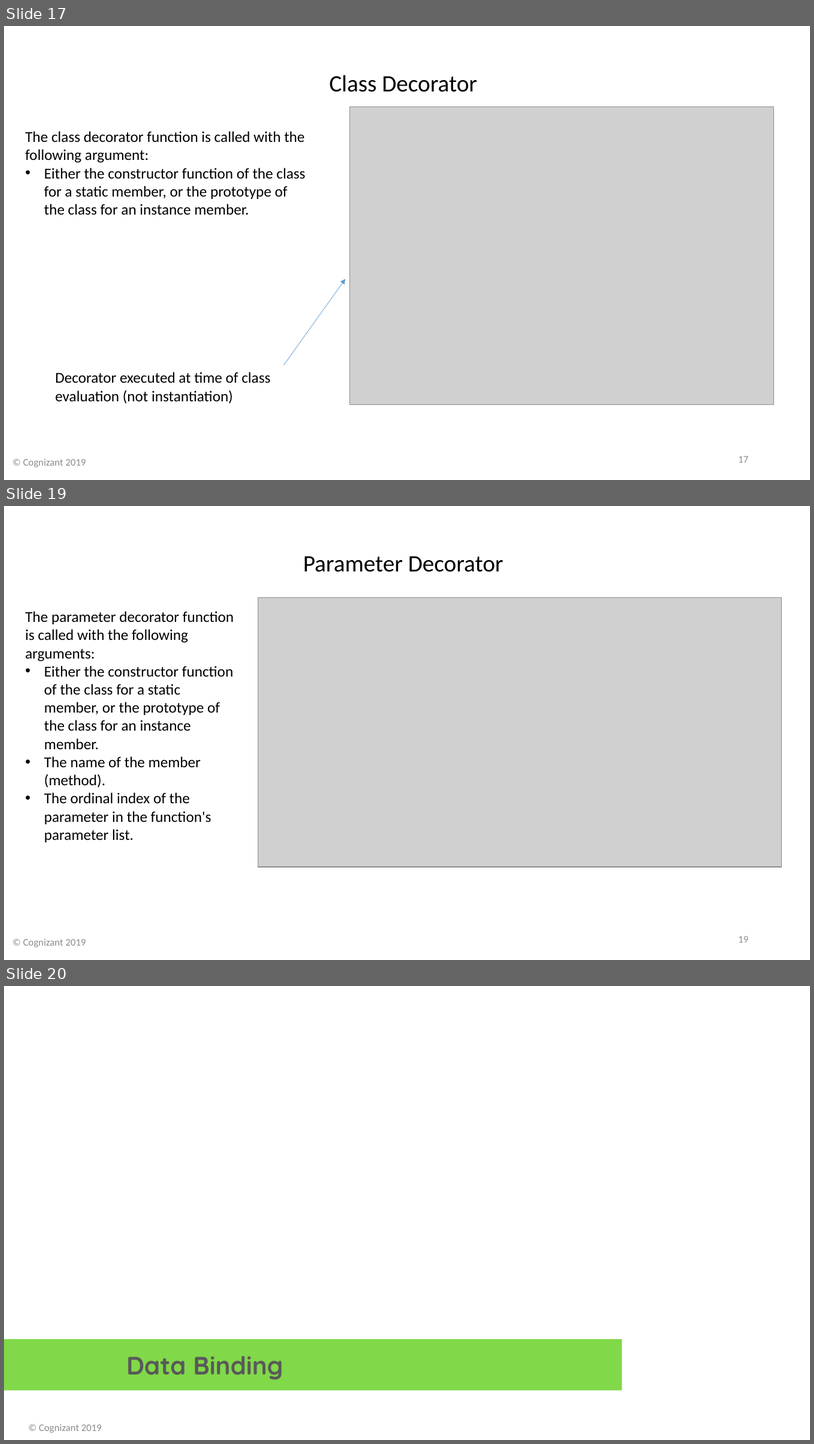
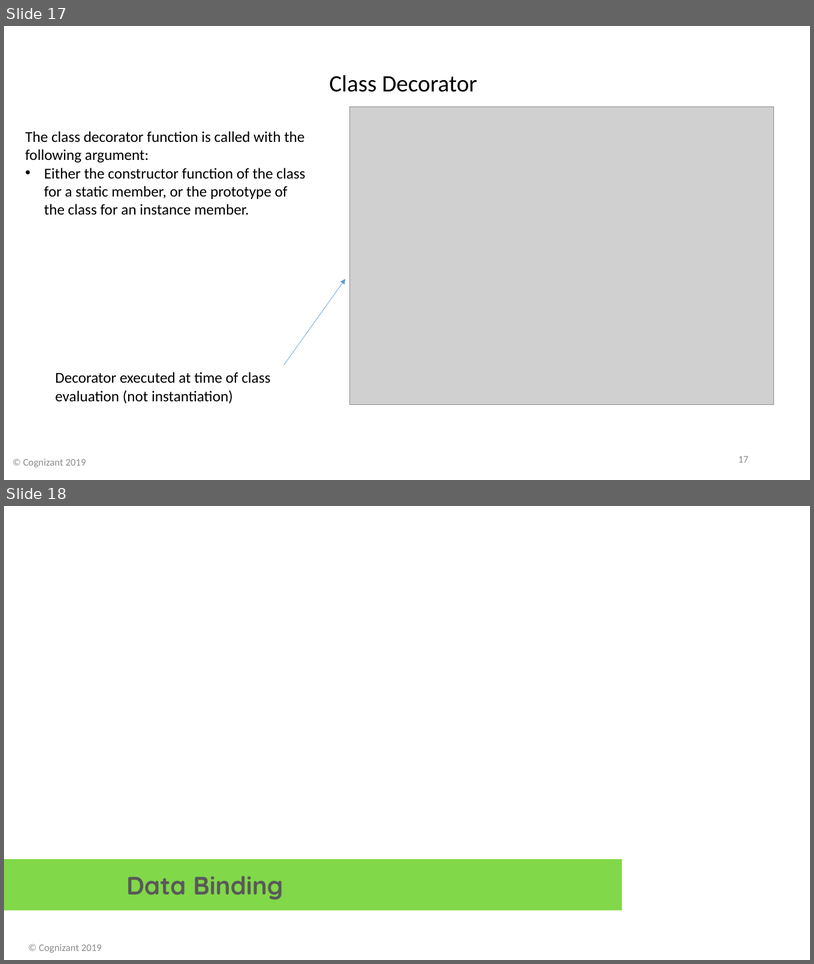
Before and after one commit to davembrownx/PowerPoint-Decks, a slide deck: Angular 8 Day 2 Basic Concepts and Binding.pptx. Shown one above the other, each under a label of ours: slides 17, 19 and 20 before the commit, slides 17 and 18 after it; the slides between them are not shown. The pictures are 814x1444 and 814x964 pixels, drawn with LibreOffice and Linux fonts; fonts in the diff are those of the drawing; grey boxes stand for pictures; background and template pictures are left out. Boxes give left, top, right and bottom in pixels: in the first picture for what was removed or moved away, otherwise in the second. Text is boxed around its words. In the diff, an @@ line names an element or a change of style, - is before the commit and + after.

```diff
--- a/Angular 8 Day 2 Basic Concepts and Binding.pptx
+++ b/Angular 8 Day 2 Basic Concepts and Binding.pptx
@@ slide 19 removed at [4, 506, 810, 960], background picture (left out) @@
@@ title removed at [312, 506, 495, 549] @@
-Decorators
@@ text removed at [303, 556, 504, 572] @@
-Parameter Decorator
@@ text removed at [25, 611, 234, 842] @@
-The parameter decorator function is called with the following arguments:
-• Either the constructor function of the class for a static member, or the prototype of the class for an instance member.
-• The name of the member (method).
-• The ordinal index of the parameter in the function's parameter list.
@@ picture removed at [258, 597, 782, 867] @@
@@ page number removed at [738, 936, 749, 942] @@
-19
@@ text removed at [23, 938, 86, 947] @@
-© Cognizant 2019
@@ what was slide 20 is now slide 18 @@
```
Also in this commit, not shown: 1 slide changed, 1 other slide removed.
